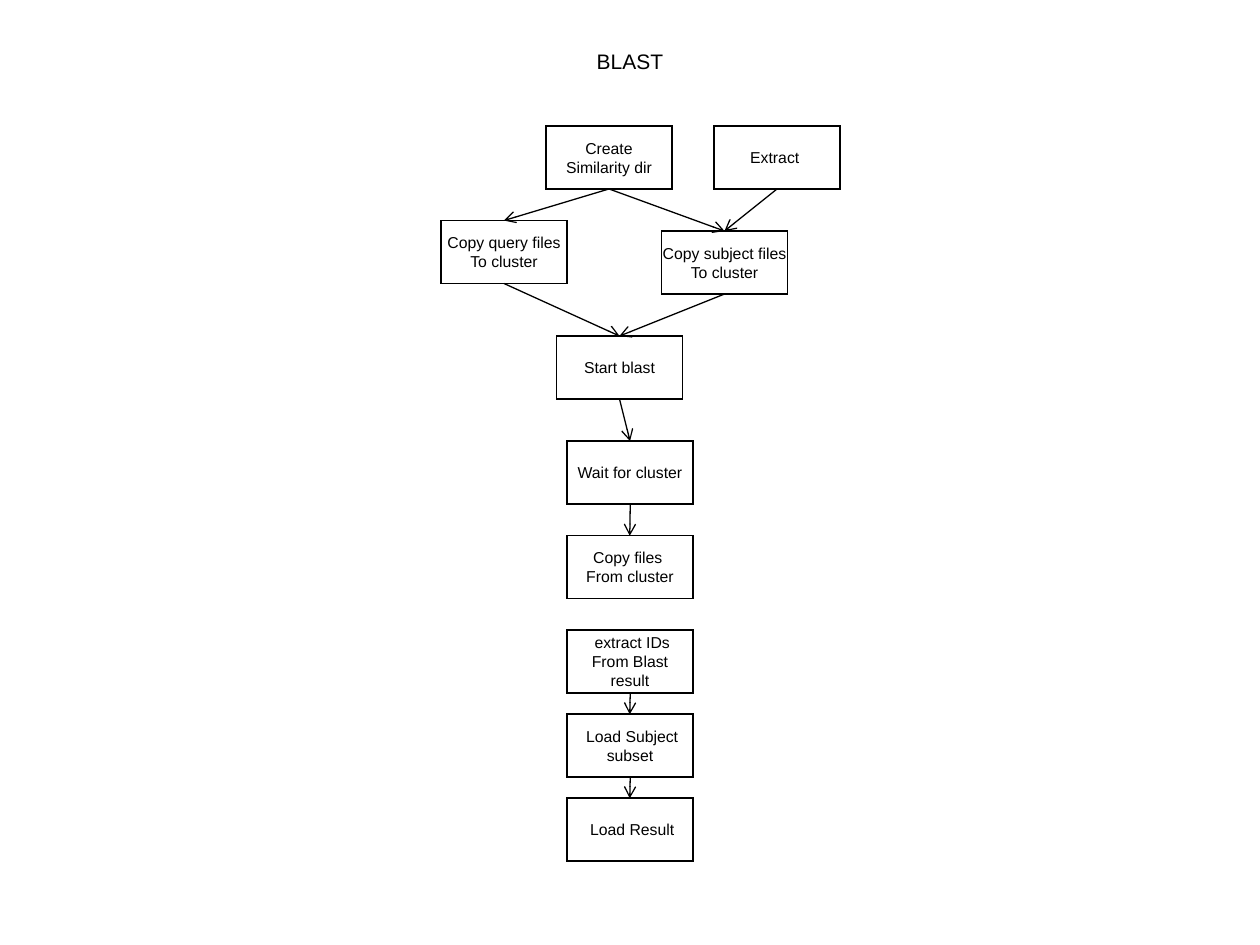
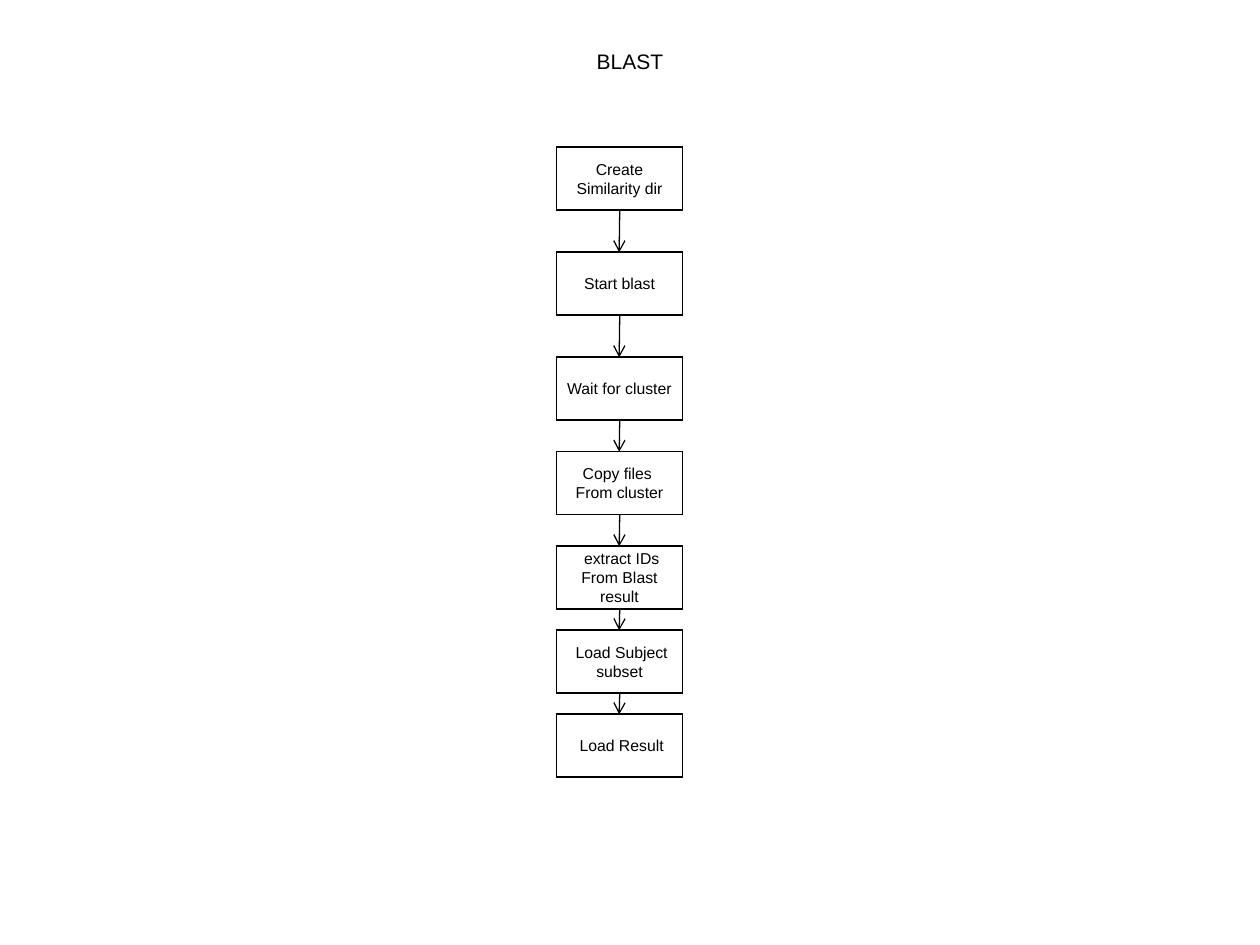
Before and after one commit to VEuPathDB/ApiCommonData, a slide deck: slide 5 of Load/doc/workflow/plasmodb/7.7/ApiWorkFlow.ppt (slide 7 before the commit). Drawn at 1260x945 pixels with LibreOffice and Linux fonts; fonts in the diff are those of the drawing. Boxes give left, top, right and bottom in pixels: in the first picture for what was removed or moved away, otherwise in the second. Text is boxed around its words. In the diff, an @@ line names an element or a change of style, - is before the commit and + after.

```diff
--- a/Load/doc/workflow/plasmodb/7.7/ApiWorkFlow.ppt
+++ b/Load/doc/workflow/plasmodb/7.7/ApiWorkFlow.ppt
@@ rectangle "Create": place and size @@
-rectangle "Create" at <box>546,126,672,189</box>
+rectangle "Create" at <box>557,147,683,210</box>
@@ rectangle removed at <box>714,126,840,189</box> @@
-Extract
@@ arrow removed from (609, 189) to (504, 220) @@
@@ arrow removed from (777, 189) to (724, 231) @@
@@ rectangle removed at <box>441,220,567,284</box> @@
-Copy query files
-To cluster
@@ arrow moved from (609, 189) - (724, 231) to (620, 210) - (619, 252) @@
@@ rectangle removed at <box>662,231,788,294</box> @@
-Copy subject files
-To cluster
@@ rectangle "Start blast": place and size @@
-rectangle "Start blast" at <box>557,336,683,399</box>
+rectangle "Start blast" at <box>557,252,683,315</box>
@@ arrow removed from (504, 284) to (620, 336) @@
@@ arrow moved from (724, 294) - (620, 336) to (620, 315) - (619, 358) @@
@@ arrow moved from (620, 399) - (630, 441) to (620, 420) - (619, 452) @@
@@ arrow moved from (630, 504) - (630, 536) to (620, 514) - (619, 547) @@
@@ arrow moved from (630, 777) - (630, 799) to (620, 609) - (619, 630) @@
@@ 5 rectangles: place and size @@
-5 rectangles at <box>567,441,693,861</box>
+5 rectangles at <box>557,357,683,777</box>
@@ arrow moved from (630, 693) - (630, 714) to (620, 693) - (619, 714) @@
```
Also in this commit, not shown: 2 other slides changed, 4 slides added, 2 slides removed, 6 other files.
